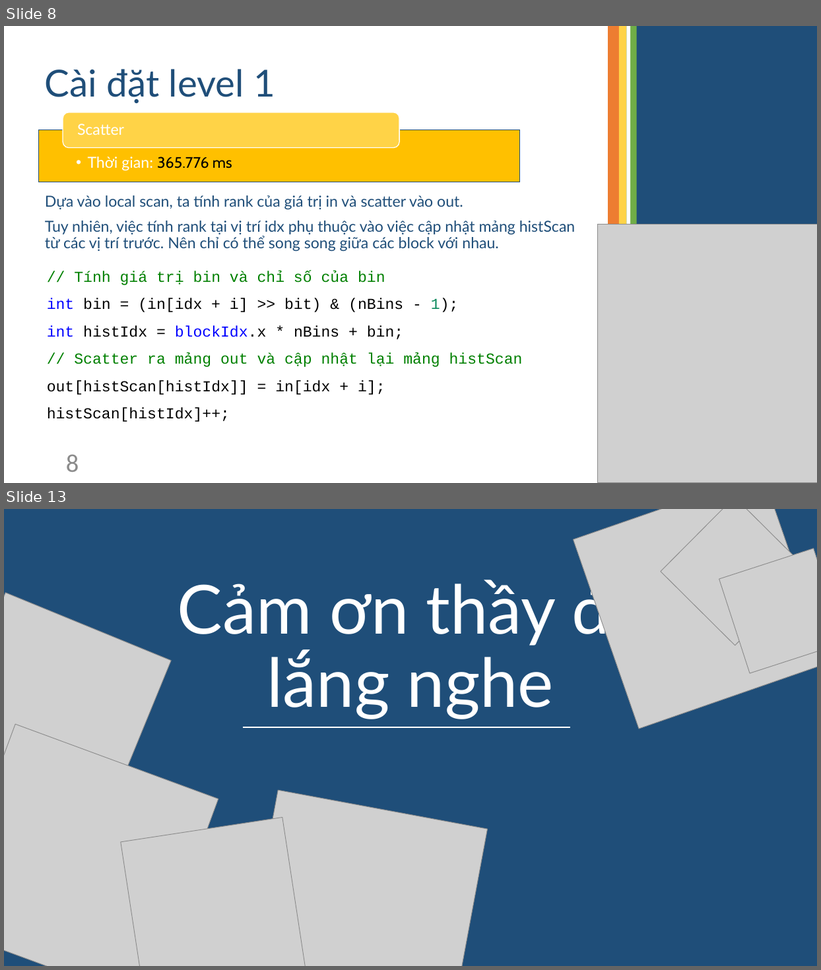
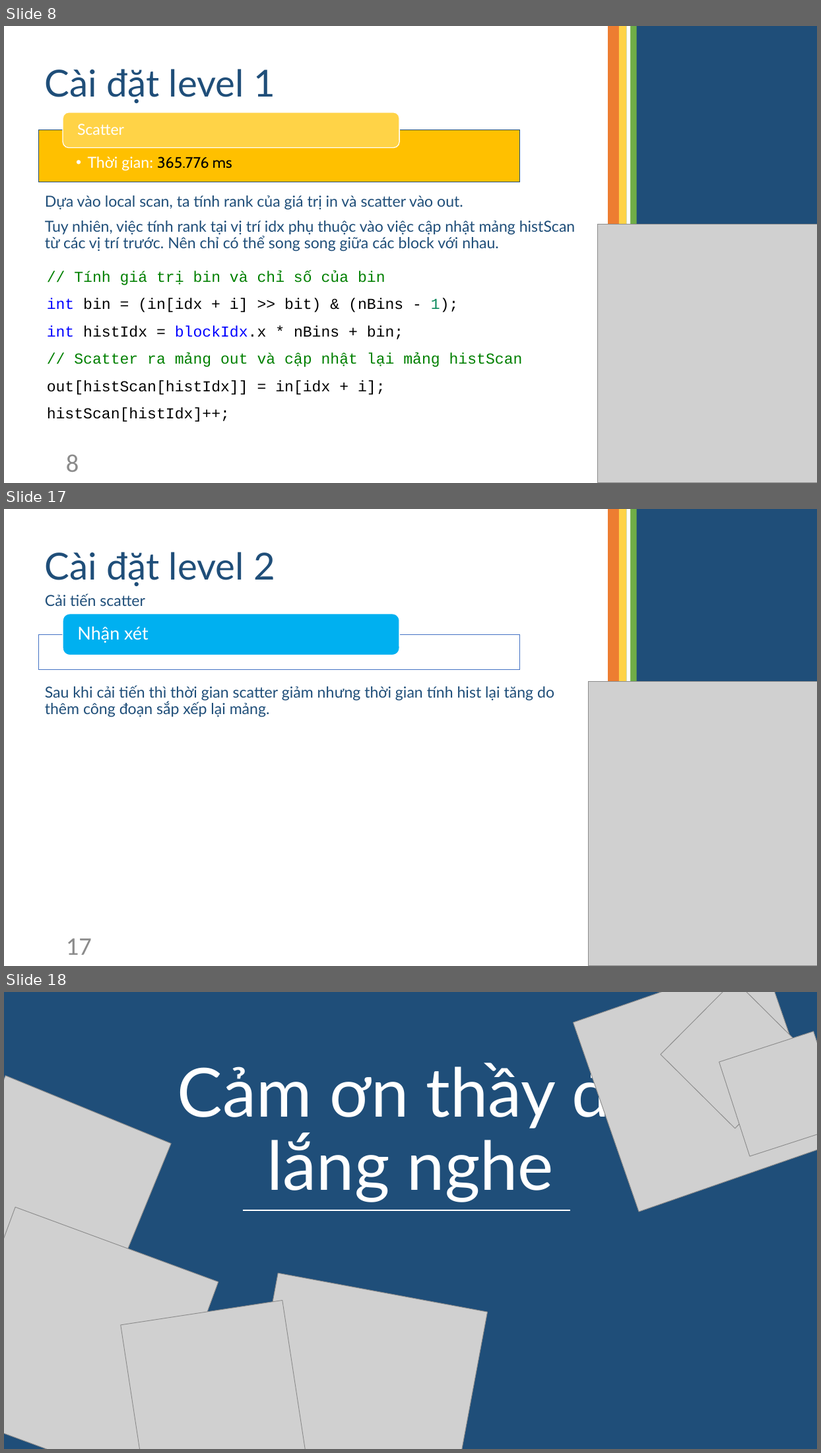
Before and after one commit to TruongNgocTai/GPU_finalProject, a slide deck: Radix Sort.pptx. Shown one above the other, each under a label of ours: slides 8 and 13 before the commit, slides 8, 17 and 18 after it; the slides between them are not shown. The pictures are 821x970 and 821x1453 pixels, drawn with LibreOffice and Linux fonts; fonts in the diff are those of the drawing; grey boxes stand for pictures. Boxes give left, top, right and bottom in pixels: in the first picture for what was removed or moved away, otherwise in the second. Text is boxed around its words. In the diff, an @@ line names an element or a change of style, - is before the commit and + after.

```diff
--- a/Radix Sort.pptx
+++ b/Radix Sort.pptx
@@ slide 17 added at [4, 509, 817, 966], background #FFFFFF @@
@@ title added at [45, 552, 275, 586], 44 pt, text #1F4E79 @@
+Cài đặt level 2
@@ text added at [45, 593, 145, 606], 18 pt, text #1F4E79 @@
+Cải tiến scatter
@@ rounded rectangle added at [63, 614, 399, 656], fill #00B0F0, outline #FFFFFF 1 pt @@
@@ text added at [77, 626, 149, 643], 21 pt, text #FFFFFF @@
+Nhận xét
@@ rectangle added at [39, 634, 520, 670], fill #FFFFFF at 90% opacity, outline #4472C4 1 pt @@
@@ text added at [45, 685, 554, 718], 18 pt, text #1F4E79 @@
+Sau khi cải tiến thì thời gian scatter giảm nhưng thời gian tính hist lại tăng do thêm công đoạn sắp xếp lại mảng.
@@ group added at [588, 509, 817, 966]: 5 rectangles, 1 picture @@
@@ page number added at [66, 939, 92, 955], 30 pt, text #8C8C8C @@
+17
@@ what was slide 13 is now slide 18 @@
```
Also in this commit, not shown: 4 slides changed, 7 other slides added, 3 slides removed, 1 other file.
